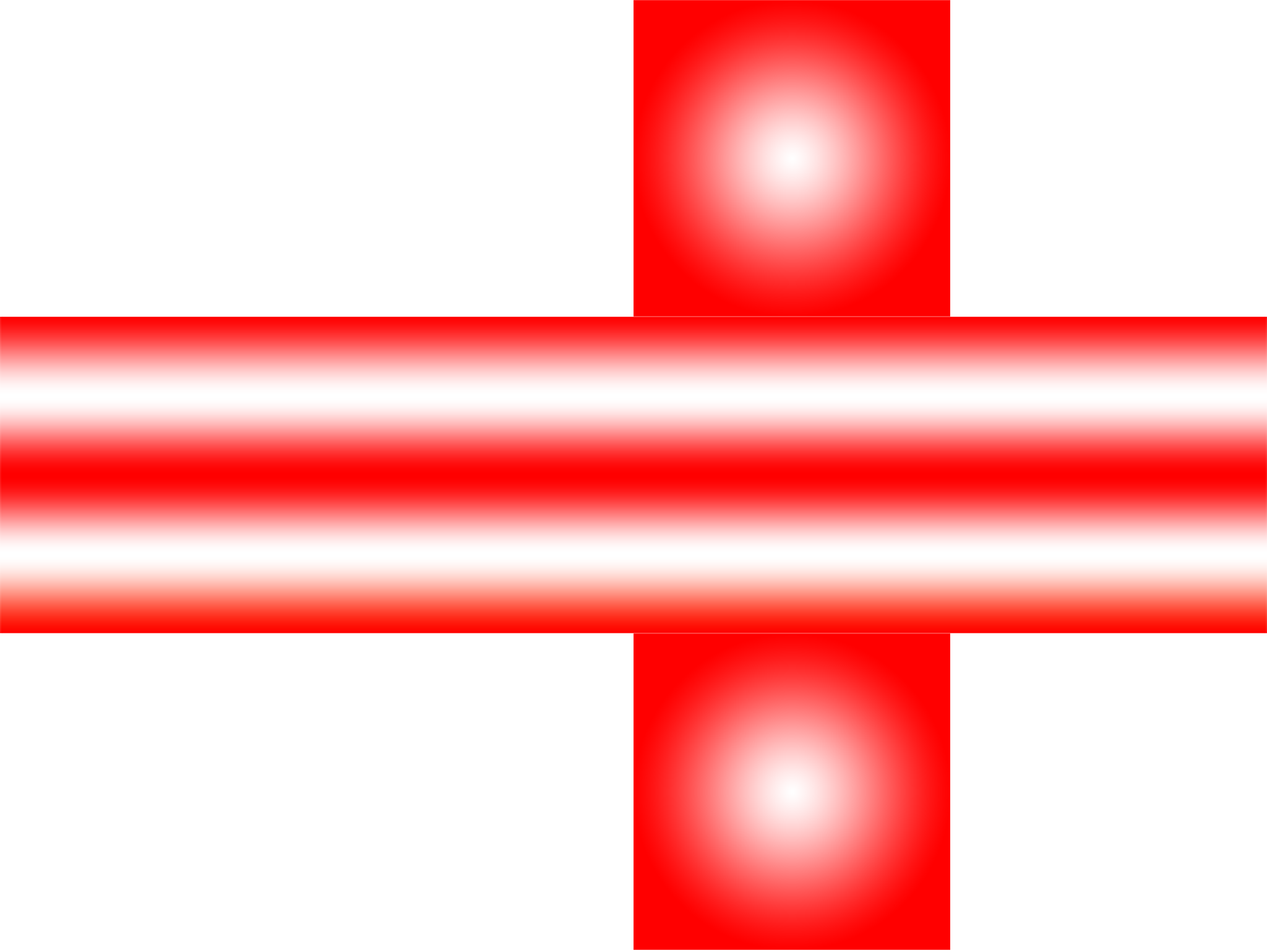
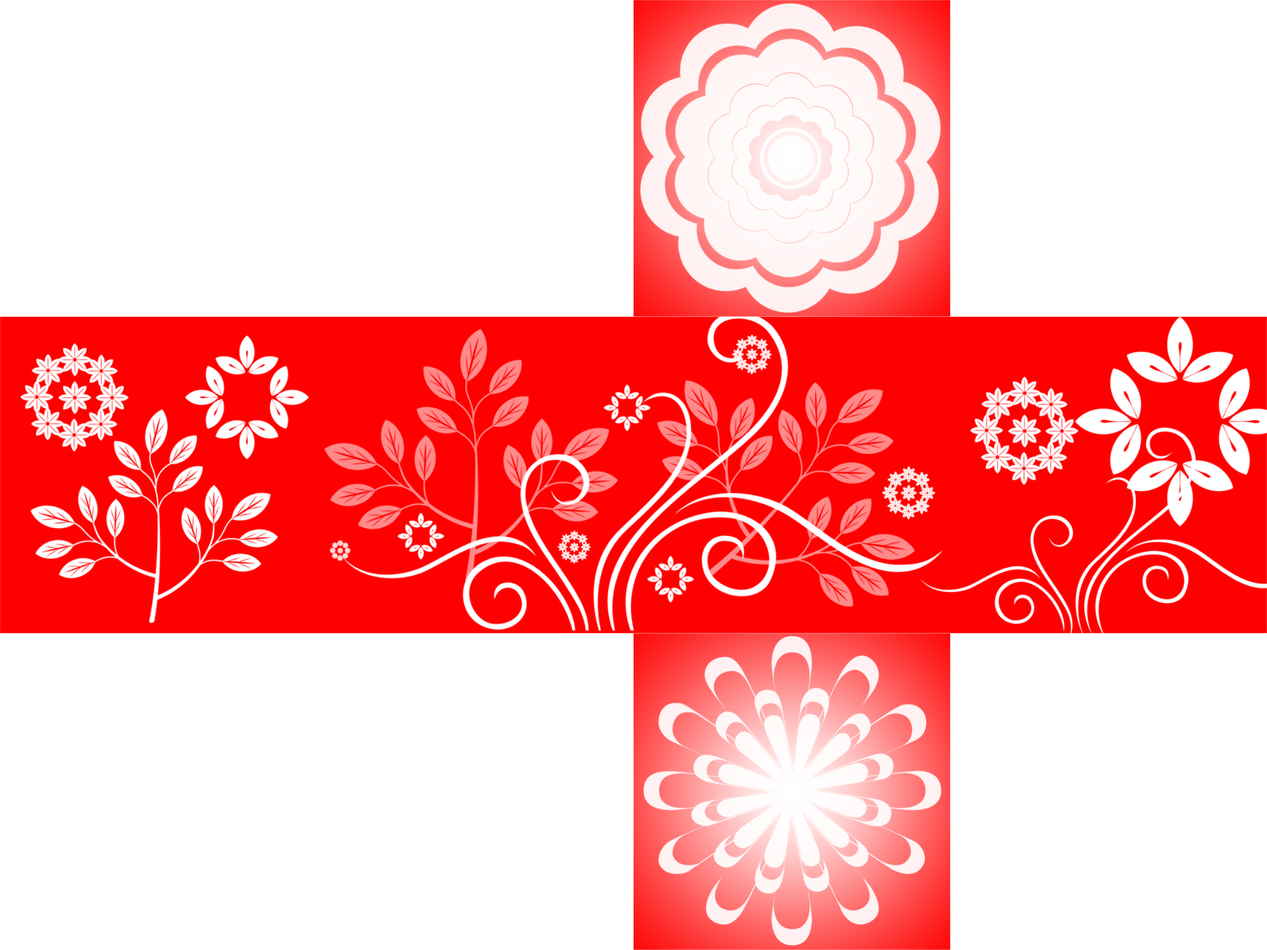
Layers edited between the first and the second 1267x950 image:
added layer "Calque 2" above "Calque 1 copie" over <box>639,3,942,946</box>
moved "Calque 1 copie" above "Calque 1 copie 2" over <box>633,0,951,317</box>
painted on "Calque 1" over <box>0,311,1267,639</box>
